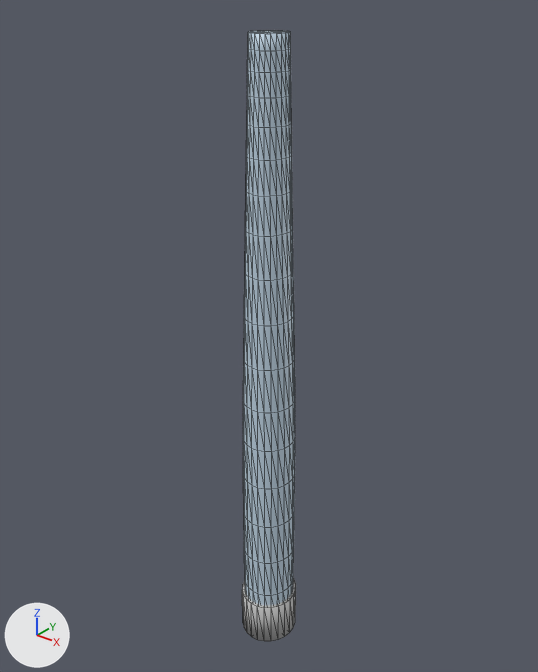
Renders of the glTF model assets/models/surgeon/forearm.glb from each side of a commit.
Camera for both pictures: a 50 mm lens placed at (0.628, -0.785, 0.565), pointed at (-0.019, 0.024, 0.063). Lighting does not change. The marker at lower left points along +X, +Y and +Z. The first picture is the older version. Mesh edges are drawn as thin lines.

Script lines for the objects in view, before the commit:
```python
mat_tint = principled_material('tint')
mat_tint.base_color = (0.498, 0.498, 0.498)  # grey #bbbbbb
me_cuff = bpy.data.meshes.new('Cuff')
me_cuff.from_pydata(...)  # a 24-sided cylinder along z spanning x -0.047..0.047, y -0.05..0.05, z -0.5..-0.42
me_cuff.materials.append(mat_tint)  # grey #bbbbbb
me_glove = bpy.data.meshes.new('Glove')
me_glove.from_pydata(...)  # 458 vertices, 912 faces; spans x -0.042..0.042, y -0.045..0.045, z -0.5..0.5
me_glove.materials.append(mat_glove)  # pale blue #c5daea
ob_cuff = bpy.data.objects.new('Cuff', me_cuff)
ob_cuff.location = (0.0, 0.0, 0.0)
ob_glove = bpy.data.objects.new('Glove', me_glove)
ob_glove.location = (0.0, 0.0, 0.0)
```
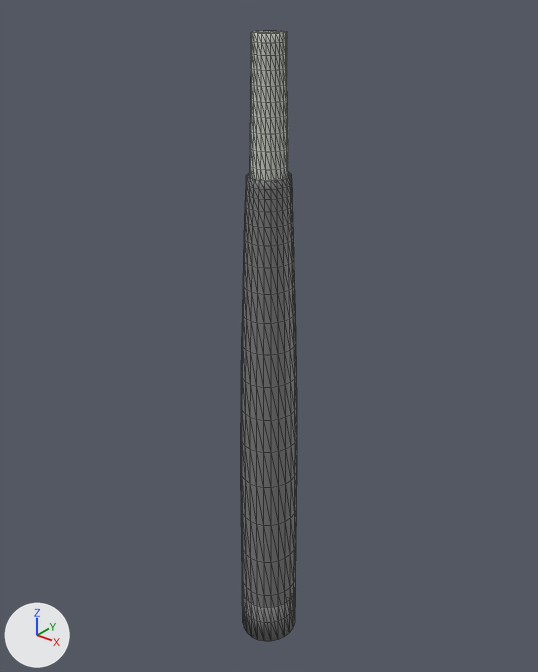
Location of each change, [x1, y1, x2, y2] in pixels of the pictures (538 x 672 px):
'Glove', recoloured, reshaped (pale blue to grey, 8% wider, 24% shorter)
    before: [243, 30, 295, 605]
    after: [241, 172, 297, 608]
'WristCuff', added
    after: [250, 31, 289, 180]
'Cuff', recoloured (darker)
    both: [242, 590, 296, 641]

Patch to the scene script:
```diff
--- a/assets/models/surgeon/forearm.glb.py
+++ b/assets/models/surgeon/forearm.glb.py
@@ mat_tint @@
 mat_tint = principled_material('tint')
-mat_tint.base_color = (0.498, 0.498, 0.498)  # grey #bbbbbb
+mat_tint.base_color = (0.216, 0.216, 0.216)  # grey #808080
@@ mat_knit @@
+mat_knit = principled_material('knit')
+mat_knit.base_color = (0.604, 0.639, 0.569)  # light grey #ccd1c7
+mat_knit.roughness = 1.0
@@ me_glove @@
 # used by ob_glove; location = (0.0, 0.0, 0.0)
-me_glove.from_pydata(...)  # 458 vertices, 912 faces; spans x -0.042..0.042, y -0.045..0.045, z -0.5..0.5
-me_glove.materials.append(mat_glove)  # pale blue #c5daea
+me_glove.from_pydata(...)  # 458 vertices, 912 faces; spans x -0.047..0.047, y -0.05..0.05, z -0.5..0.32
+# me_glove part 1: 457 of 458 vertices moved; they spanned x -0.042..0.042, y -0.045..0.045, z -0.5..0.5 and now span x -0.047..0.047, y -0.05..0.05, z -0.5..0.32; mean shift (0.0, 0.0, -0.064); largest move (0.0, -0.028, 0.5) -> (0.0, -0.032, 0.32)
+me_glove.materials.append(mat_tint)  # grey #808080
@@ me_wristcuff @@
+me_wristcuff.from_pydata(...)  # 314 vertices, 624 faces; spans x -0.027..0.027, y -0.028..0.028, z 0.28..0.5
+me_wristcuff.materials.append(mat_knit)  # light grey #ccd1c7
@@ ob_wristcuff @@
+ob_wristcuff = bpy.data.objects.new('WristCuff', me_wristcuff)
+ob_wristcuff.location = (0.0, 0.0, 0.0)
```
